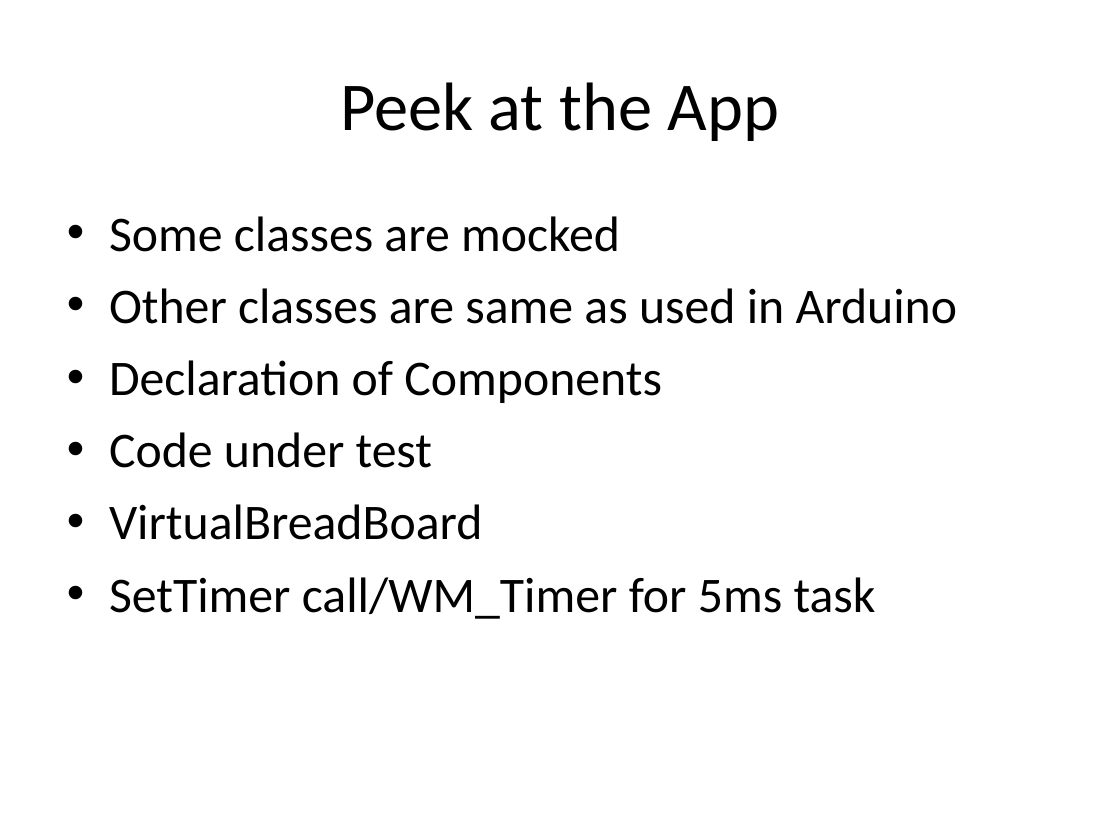
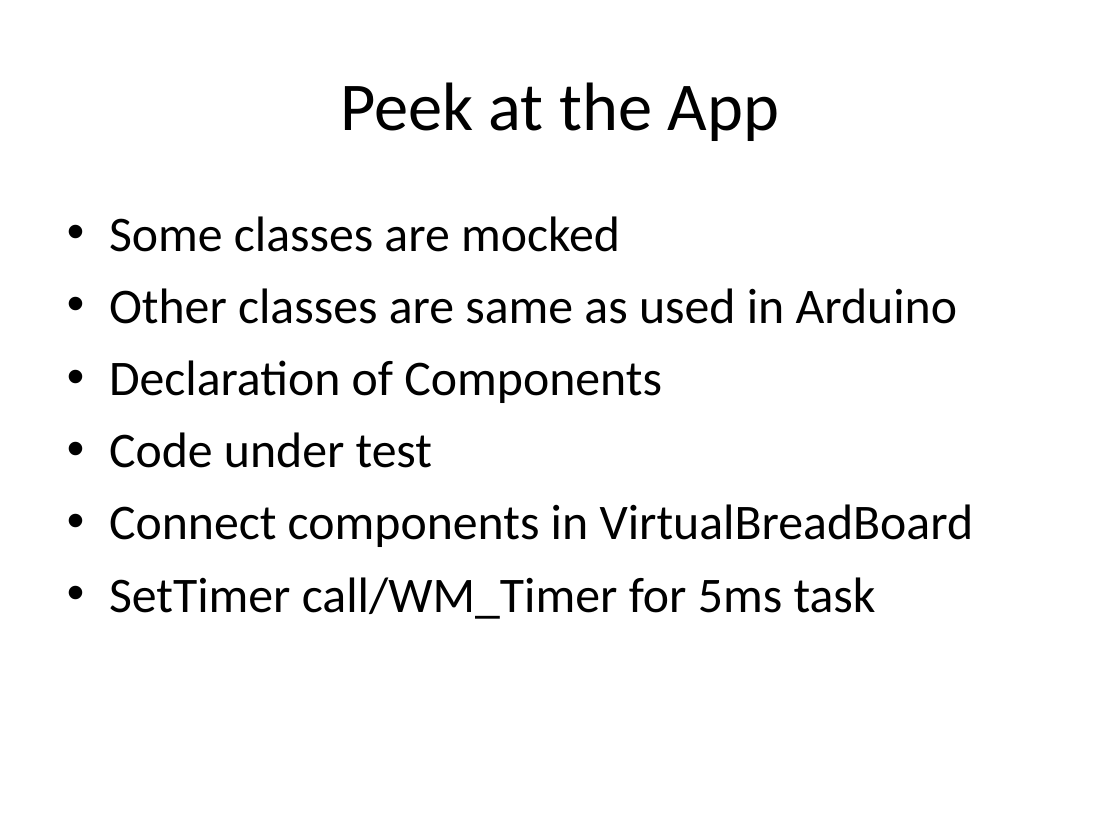
Before and after one commit to Paulware/ArduinoSimulator, a slide deck: slide 4 of Windows Arduino Simulator.ppt. Drawn at 1120x840 pixels with LibreOffice and Linux fonts; fonts in the diff are those of the drawing. Boxes give left, top, right and bottom in pixels: in the first picture for what was removed or moved away, otherwise in the second. Text is boxed around its words. In the diff, an @@ line names an element or a change of style, - is before the commit and + after.

```diff
--- a/Windows Arduino Simulator.ppt
+++ b/Windows Arduino Simulator.ppt
@@ text at (109, 504, 974, 547): text changed @@
-• VirtualBreadBoard
+• Connect components in VirtualBreadBoard
```
Also in this commit, not shown: 2 other slides changed, 23 other files.
